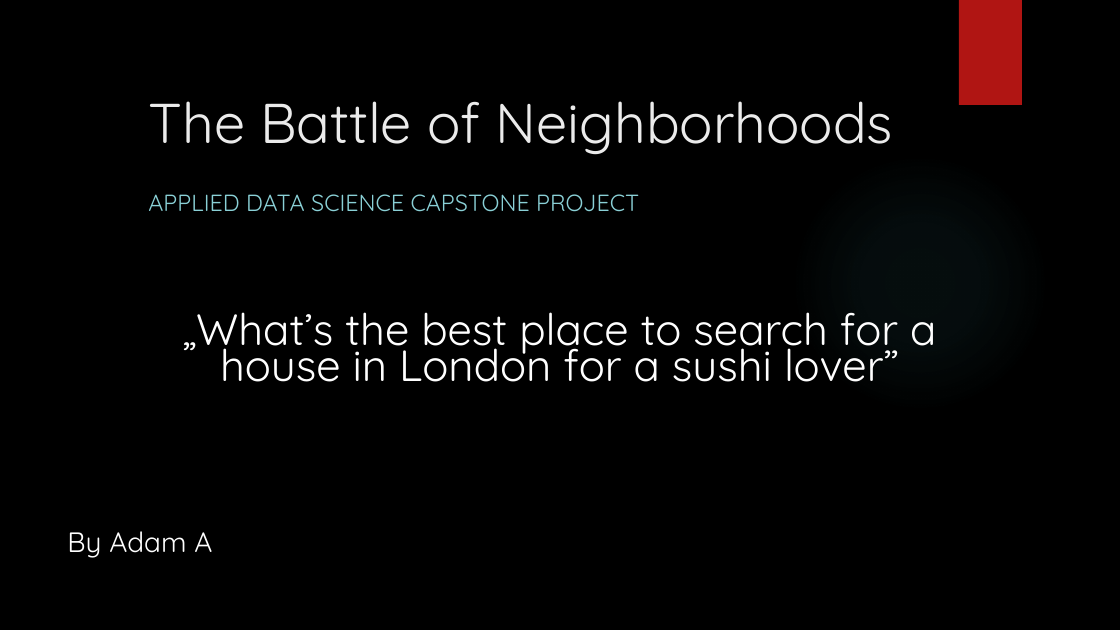
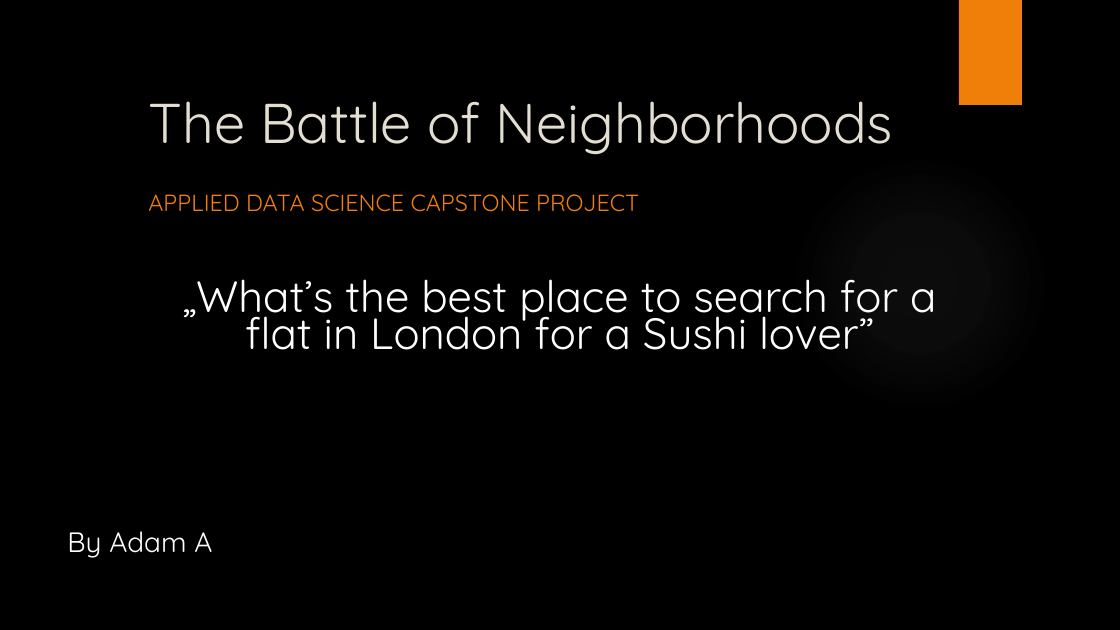
Before and after one commit to adam-abr/Coursera_Capstone, a slide deck: slide 1 of Capstone_Project/The Battle of Neighborhoods.pptx. Drawn at 1120x630 pixels with LibreOffice and Linux fonts; fonts in the diff are those of the drawing; background and template pictures are left out. Boxes give left, top, right and bottom in pixels: in the first picture for what was removed or moved away, otherwise in the second. Text is boxed around its words. In the diff, an @@ line names an element or a change of style, - is before the commit and + after.

```diff
--- a/Capstone_Project/The Battle of Neighborhoods.pptx
+++ b/Capstone_Project/The Battle of Neighborhoods.pptx
@@ rectangle at (x1=959, y1=0, x2=1022, y2=105): fill #B01513 to #F07F09 @@
@@ title "The Battle of Neighborhoods" at (x1=148, y1=101, x2=893, y2=155): text colour #EBEBEB to #E3DED1 @@
@@ ellipse at (x1=791, y1=154, x2=1049, y2=413): fill gradient #50B9C1 to gradient #ADADAD @@
@@ subtitle "APPLIED DATA SCIENCE CAPSTONE PROJECT" at (x1=148, y1=194, x2=639, y2=212): text colour #8AD0D6 to #F07F09 @@
@@ text at (x1=182, y1=279, x2=936, y2=350): text changed @@
-„What’s the best place to search for a house in London for a sushi lover”
+„What’s the best place to search for a flat in London for a Sushi lover”
```
Also in this commit, not shown: 2 other slides changed, 7 slides added, 2 other files.
